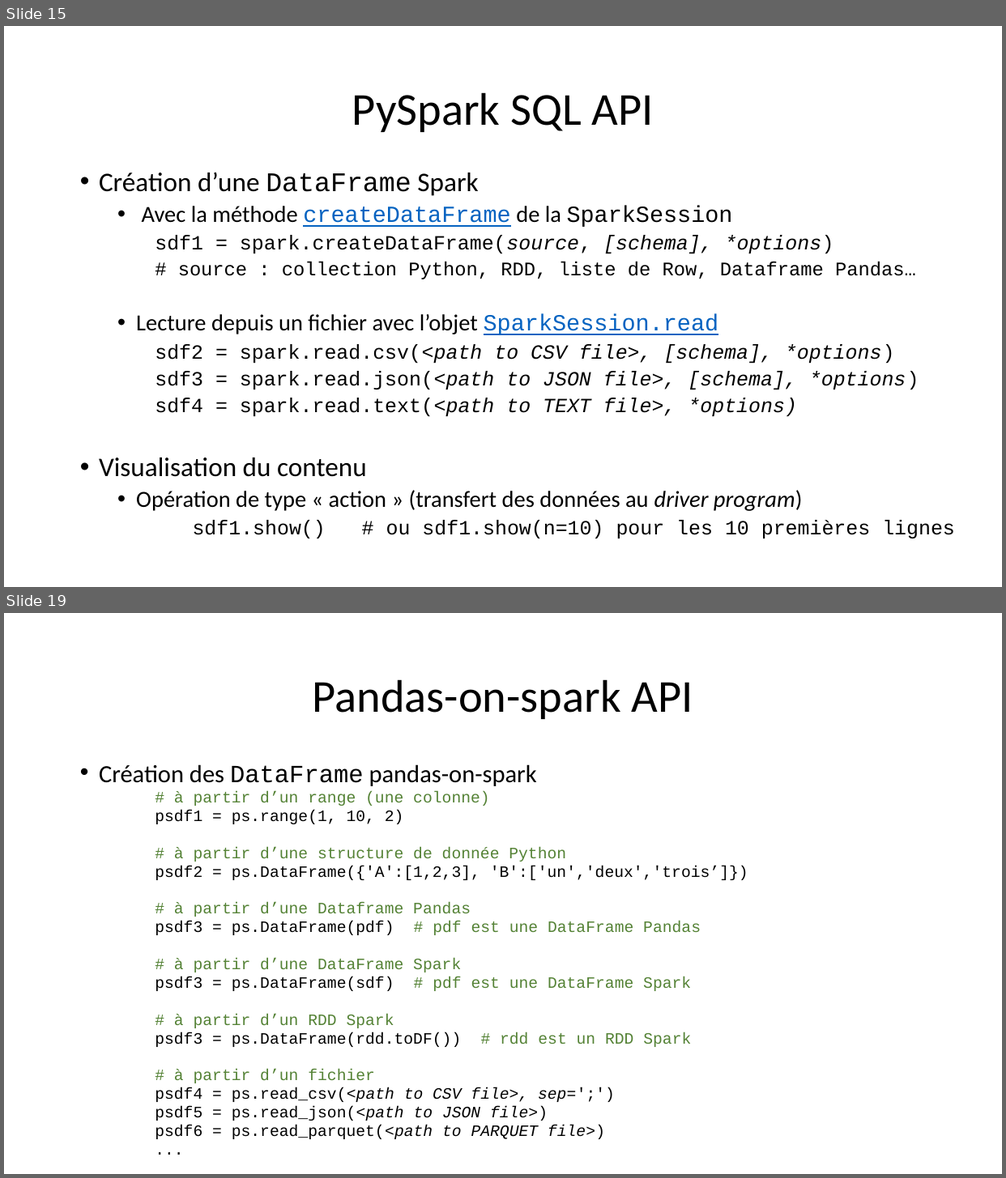
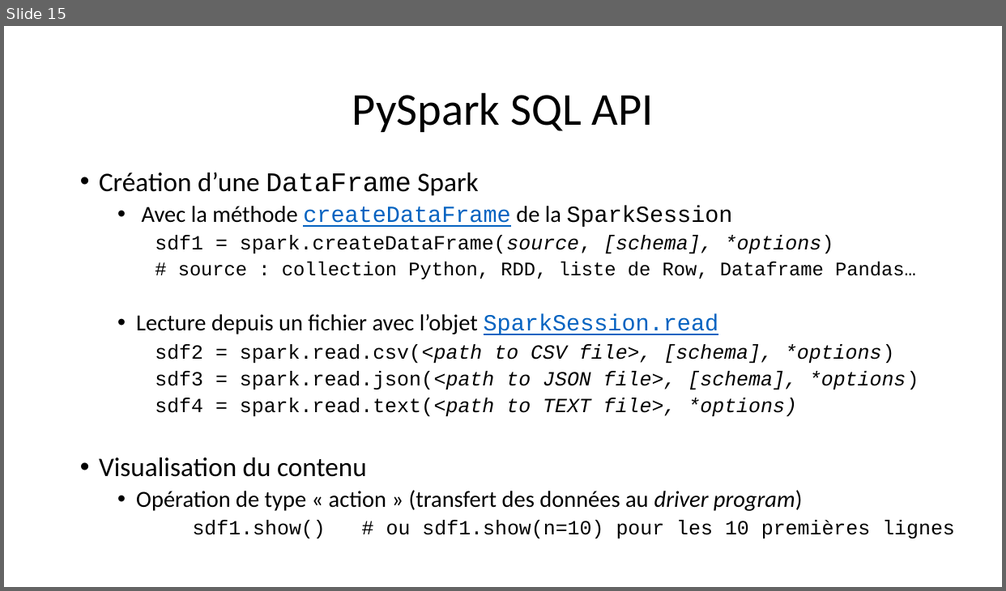
Before and after one commit to rtavenar/m2-big_data, a slide deck: slides/Spark.pptx. Shown one above the other, each under a label of ours: slides 15 and 19 before the commit, slide 15 after it; the slides between them are not shown. The pictures are 1006x1178 and 1006x591 pixels, drawn with LibreOffice and Linux fonts; fonts in the diff are those of the drawing. Boxes give left, top, right and bottom in pixels: in the first picture for what was removed or moved away, otherwise in the second. Text is boxed around its words. In the diff, an @@ line names an element or a change of style, - is before the commit and + after.

Commit message:
spark

```diff
--- a/slides/Spark.pptx
+++ b/slides/Spark.pptx
@@ slide 19 removed at box(4, 613, 1002, 1174), background #FFFFFF @@
@@ title removed at box(313, 679, 693, 719) @@
-Pandas-on-spark API
@@ text removed at box(99, 764, 748, 1139) @@
-• Création des DataFrame pandas-on-spark
-    # à partir d’un range (une colonne)
-    psdf1 = ps.range(1, 10, 2)
-    # à partir d’une structure de donnée Python
-    psdf2 = ps.DataFrame({'A':[1,2,3], 'B':['un','deux','trois’]})
-    # à partir d’une Dataframe Pandas
-    psdf3 = ps.DataFrame(pdf) # pdf est une DataFrame Pandas
-    # à partir d’une DataFrame Spark
-    psdf3 = ps.DataFrame(sdf) # pdf est une DataFrame Spark
-    # à partir d’un RDD Spark
-    psdf3 = ps.DataFrame(rdd.toDF()) # rdd est un RDD Spark
-    # à partir d’un fichier
-    psdf4 = ps.read_csv(<path to CSV file>, sep=';')
-    psdf5 = ps.read_json(<path to JSON file>)
-    psdf6 = ps.read_parquet(<path to PARQUET file>)
-    ...
```
Also in this commit, not shown: 3 slides changed, 2 other slides removed, 5 other files.
